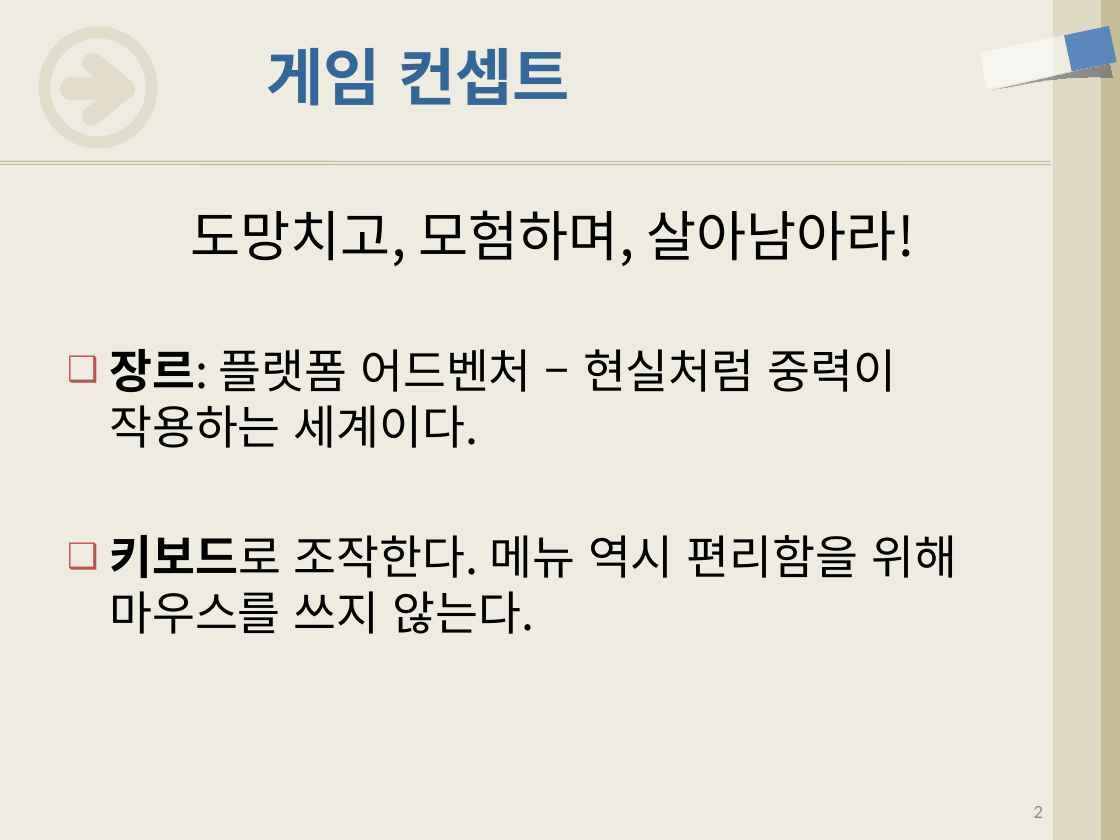
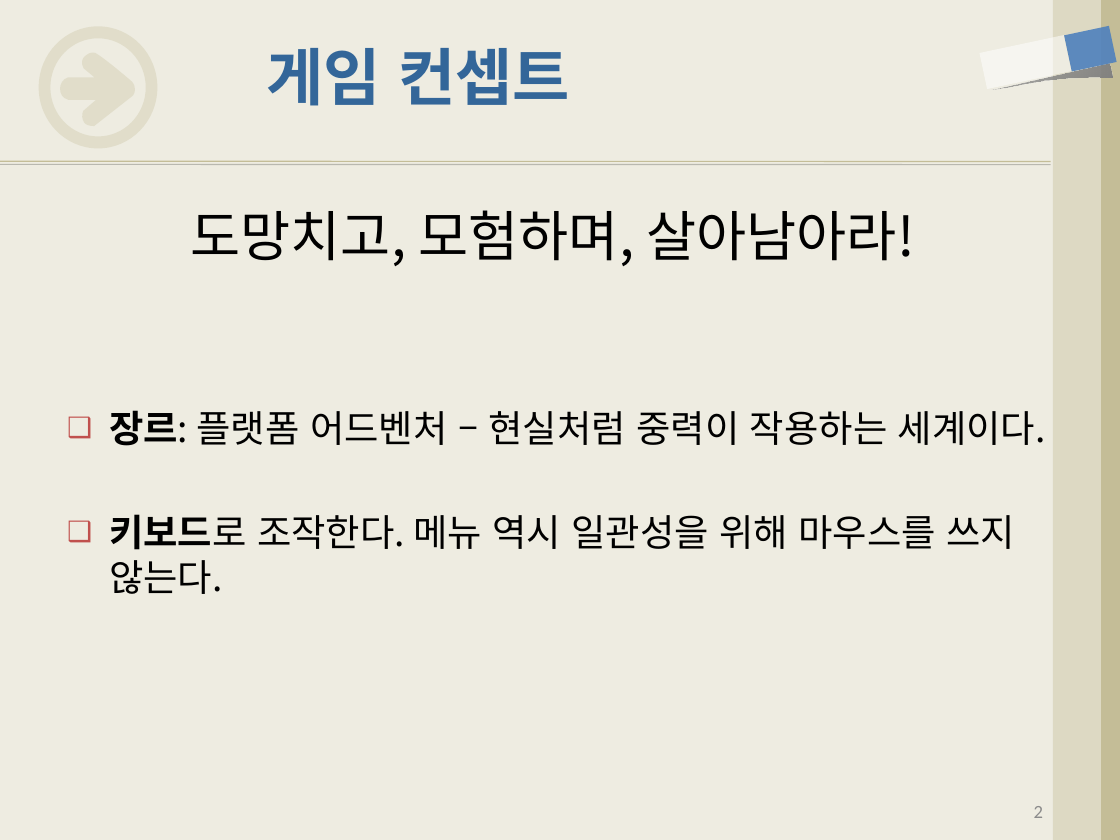
Before and after one commit to iconstudio/2017-Platformer, a slide deck: slide 2 of slides/Exodus_20171105.pptx. Drawn at 1120x840 pixels with LibreOffice and Linux fonts; fonts in the diff are those of the drawing. Boxes give left, top, right and bottom in pixels: in the first picture for what was removed or moved away, otherwise in the second. Text is boxed around its words. In the diff, an @@ line names an element or a change of style, - is before the commit and + after.

```diff
--- a/slides/Exodus_20171105.pptx
+++ b/slides/Exodus_20171105.pptx
@@ text at (109, 410, 1046, 446): size 30 to 24 pt in "장르: 플랫폼 어드벤처 – 현실처럼 중력이 작용하는 ..."; less space between paragraphs @@
@@ text at (109, 514, 1015, 594): text changed; size 30 to 24 pt @@
-❑ 키보드로 조작한다. 메뉴 역시 편리함을 위해 마우스를 쓰지 않는다.
+❑ 키보드로 조작한다. 메뉴 역시 일관성을 위해 마우스를 쓰지 않는다.
```
Also in this commit, not shown: 2 other slides changed, 2 slides added, 3 other files.
